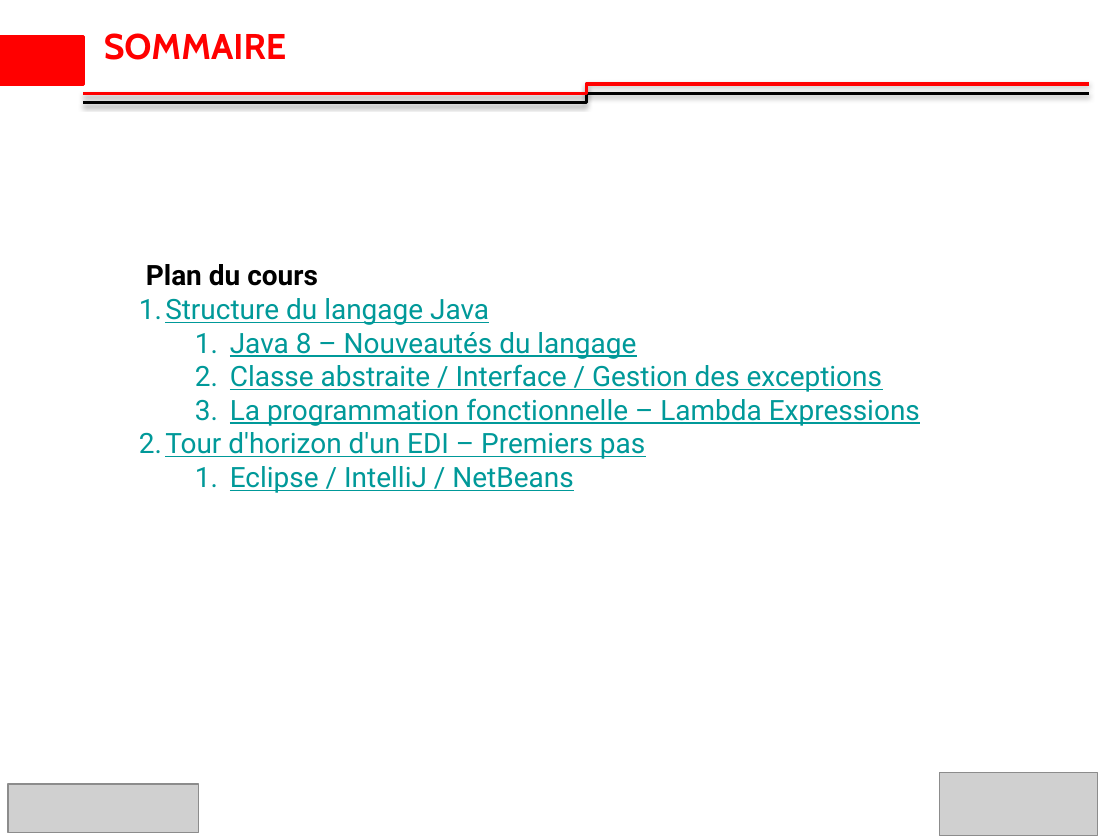
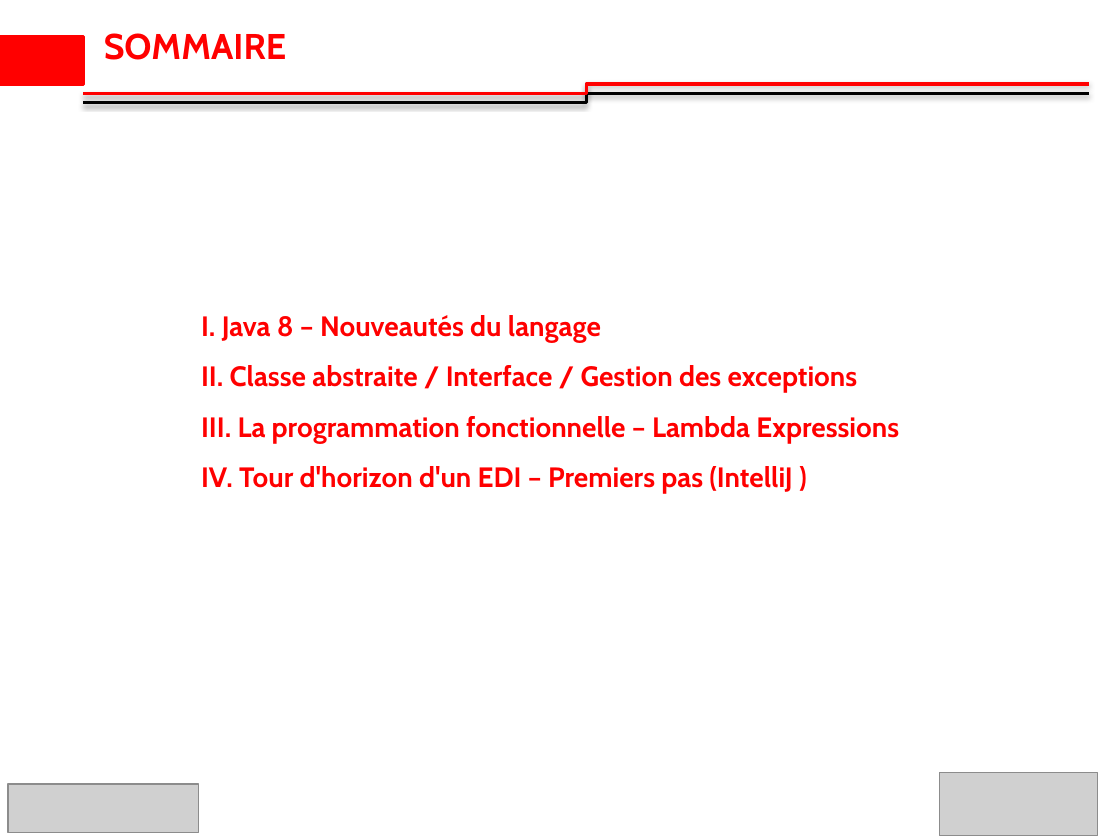
Before and after one commit to ibrahimsava/Osis-training-in-java, a slide deck: slide 2 of Osis_Presentation_Ibrahim_SAVADOGO_2 [Autosaved].pptx. Drawn at 1120x840 pixels with LibreOffice and Linux fonts; fonts in the diff are those of the drawing; grey boxes stand for pictures; background and template pictures are left out. Boxes give left, top, right and bottom in pixels: in the first picture for what was removed or moved away, otherwise in the second. Text is boxed around its words. In the diff, an @@ line names an element or a change of style, - is before the commit and + after.

```diff
--- a/Osis_Presentation_Ibrahim_SAVADOGO_2 [Autosaved].pptx
+++ b/Osis_Presentation_Ibrahim_SAVADOGO_2 [Autosaved].pptx
@@ text at bbox=[201, 315, 899, 494]: text changed; font Roboto to Cabin; text colour #009999 to #FF0000; bold on @@
-Plan du cours
-1. Structure du langage Java
-  1. Java 8 – Nouveautés du langage
-  2. Classe abstraite / Interface / Gestion des exceptions
-  3. La programmation fonctionnelle – Lambda Expressions
-2. Tour d'horizon d'un EDI – Premiers pas
-  1. Eclipse / IntelliJ / NetBeans
+  I. Java 8 – Nouveautés du langage
+  II. Classe abstraite / Interface / Gestion des exceptions
+  III. La programmation fonctionnelle – Lambda Expressions
+  IV. Tour d'horizon d'un EDI – Premiers pas (IntelliJ )
```
Also in this commit, not shown: 6 other slides changed, 3 slides added, 2 slides removed, 1 other file.
